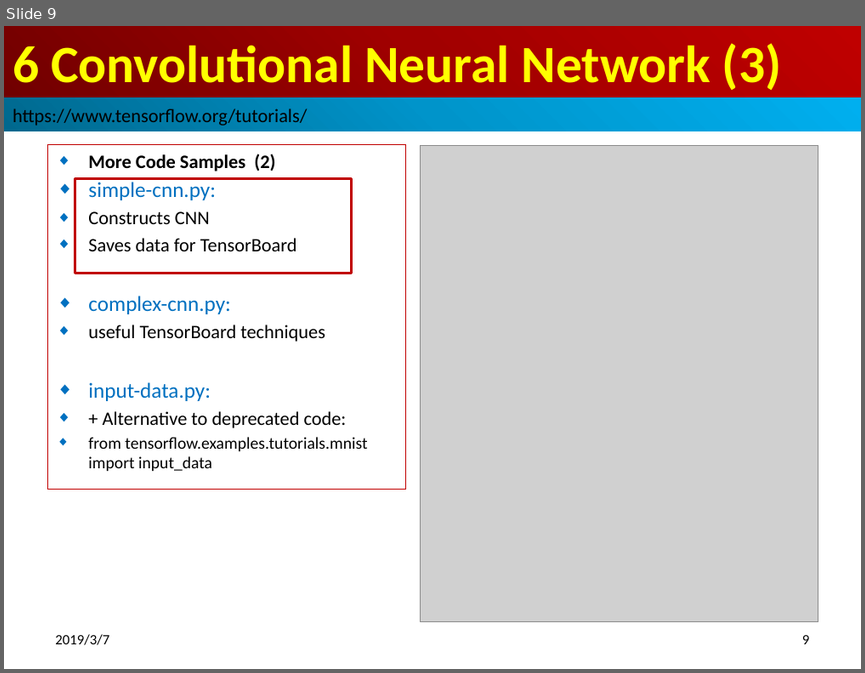
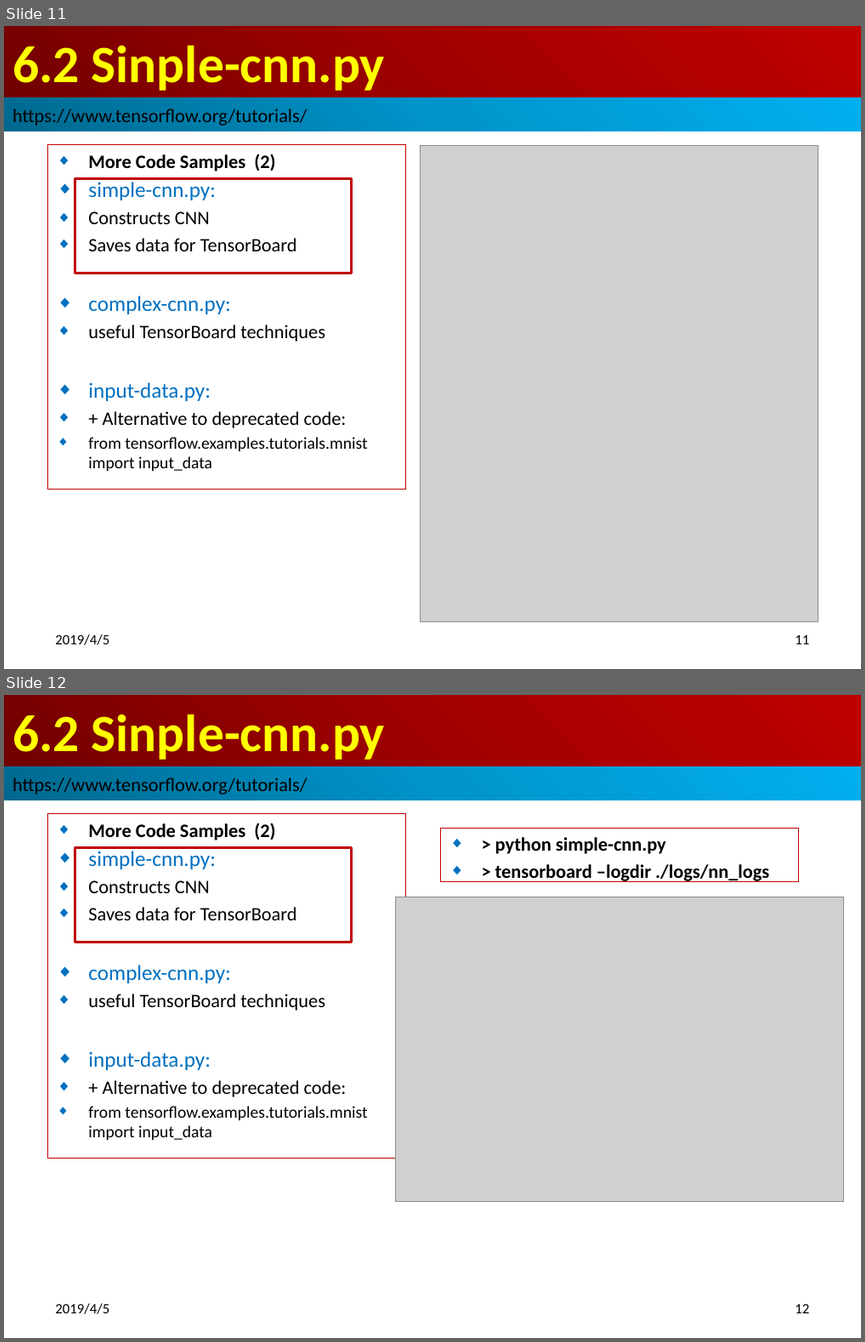
Before and after one commit to peterhchen/100-TensorFlow-DeepLearning-Basic, a slide deck: ch06_CNN/ch0603_TFLearn.pptx. Shown one above the other, each under a label of ours: slide 9 before the commit, slides 11 and 12 after it. The pictures are 865x673 and 865x1342 pixels, drawn with LibreOffice and Linux fonts; fonts in the diff are those of the drawing; grey boxes stand for pictures. Boxes give left, top, right and bottom in pixels: in the first picture for what was removed or moved away, otherwise in the second. Text is boxed around its words. In the diff, an @@ line names an element or a change of style, - is before the commit and + after.

```diff
--- a/ch06_CNN/ch0603_TFLearn.pptx
+++ b/ch06_CNN/ch0603_TFLearn.pptx
@@ slide 12 added at <box>4,695,861,1338</box>, background #FFFFFF @@
@@ title added at <box>4,695,861,767</box>, fill gradient #720000 to #A20000 to #C00000, 44 pt, text #FFFF00, bold @@
+6.2 Sinple-cnn.py
@@ rectangle added at <box>4,767,861,800</box>, fill gradient #00688E to #0094CA to #00B0F0, 16 pt, text #000000 @@
+https://www.tensorflow.org/tutorials/
@@ subtitle added at <box>47,814,405,1158</box>, outline #C00000 0.75 pt, 16 pt, text #000000 @@
+◆ More Code Samples (2)
+◆ simple-cnn.py:
+◆ Constructs CNN
+◆ Saves data for TensorBoard
+◆ complex-cnn.py:
+◆ useful TensorBoard techniques
+◆ input-data.py:
+◆ + Alternative to deprecated code:
+◆ from tensorflow.examples.tutorials.mnist import input_data
@@ rectangle added at <box>75,847,352,941</box>, outline #C00000 2 pt @@
@@ rectangle added at <box>441,828,798,881</box>, outline #C00000 0.75 pt, 16 pt, text #000000, bold @@
+◆ > python simple-cnn.py
+◆ > tensorboard –logdir ./logs/nn_logs
@@ picture added at <box>396,896,844,1201</box> @@
@@ text added at <box>55,1303,109,1314</box>, 12 pt, text #000000 @@
+2019/4/5
@@ page number added at <box>794,1304,809,1313</box>, 12 pt, text #000000 @@
+12
@@ what was slide 9 is now slide 11 @@
@@ slide 11 changed as well @@
@@ title at <box>12,45,385,91</box>: text changed @@
-6 Convolutional Neural Network (3)
+6.2 Sinple-cnn.py
@@ text at <box>55,634,109,645</box>: text changed @@
-2019/3/7
+2019/4/5
@@ page number at <box>794,635,809,644</box>: text changed @@
-9
+11
```
Also in this commit, not shown: 11 other slides changed, 6 other slides added.
